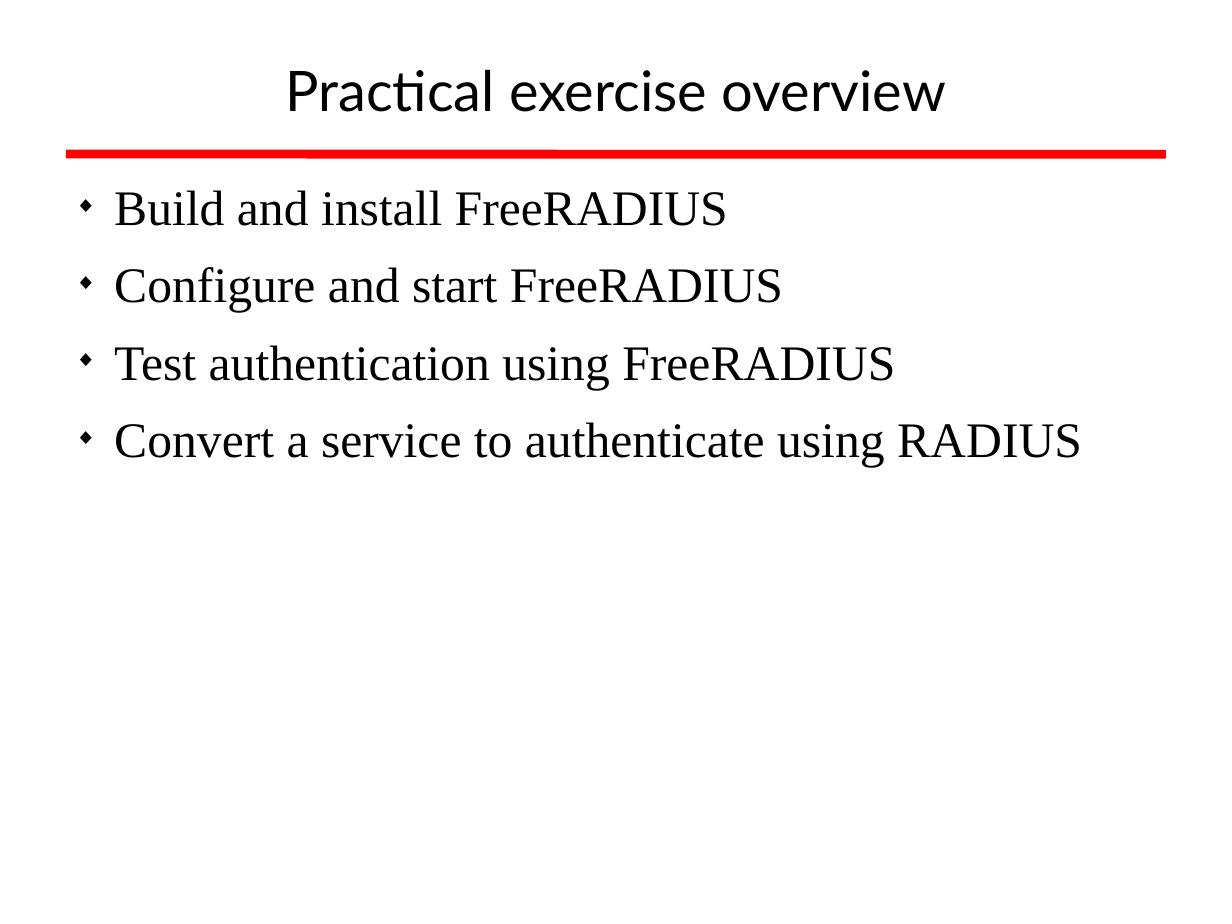
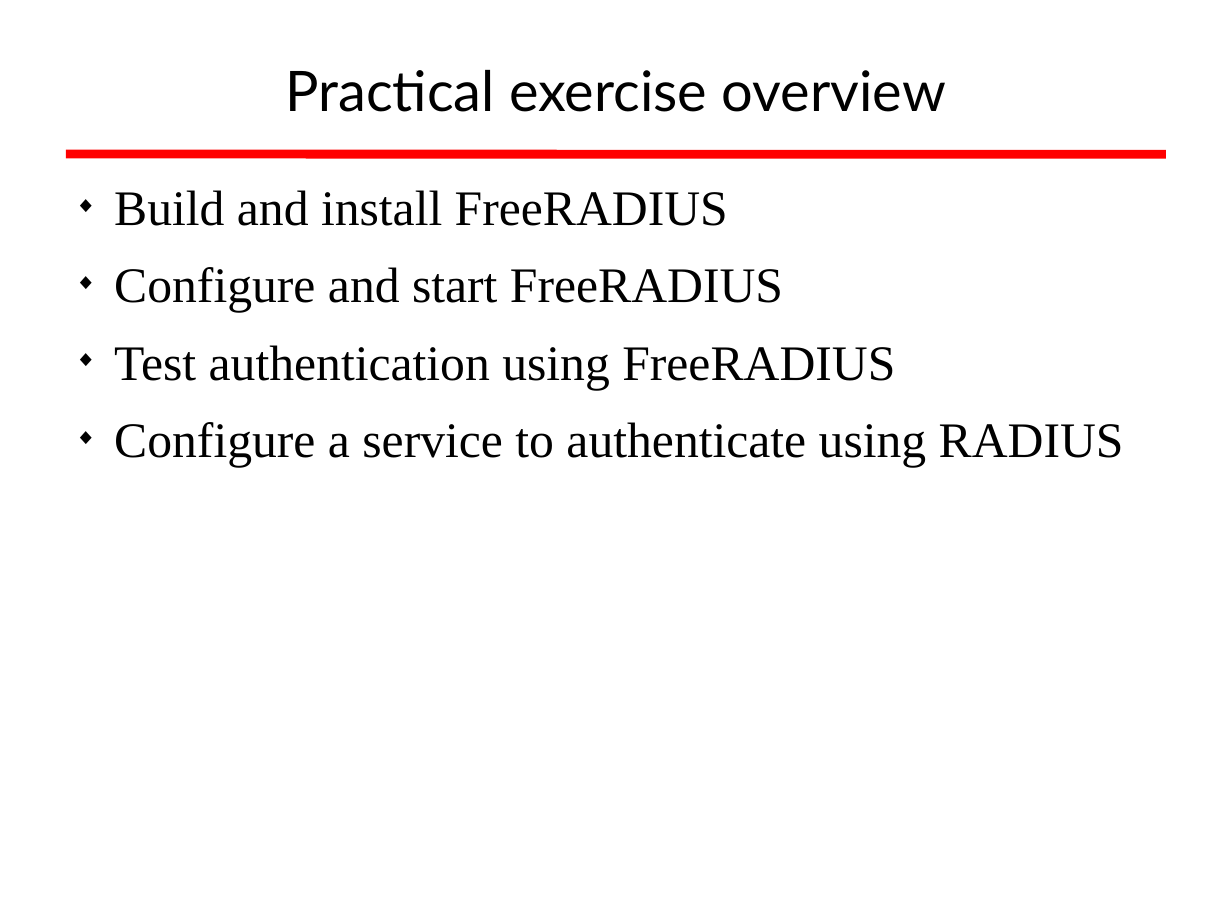
Before and after one commit to afnog/afnog.github.io, a slide deck: slide 32 of sse/radius/radius_presentation.ppt (slide 27 before the commit). Drawn at 1232x924 pixels with LibreOffice and Linux fonts; fonts in the diff are those of the drawing; background and template pictures are left out. Boxes give left, top, right and bottom in pixels: in the first picture for what was removed or moved away, otherwise in the second. Text is boxed around its words. In the diff, an @@ line names an element or a change of style, - is before the commit and + after.

```diff
--- a/sse/radius/radius_presentation.ppt
+++ b/sse/radius/radius_presentation.ppt
@@ text at (114, 422, 1124, 467): text changed @@
-◆ Convert a service to authenticate using RADIUS
+◆ Configure a service to authenticate using RADIUS
```
Also in this commit, not shown: 22 other slides changed, 7 slides added, 2 slides removed, 5 other files.
